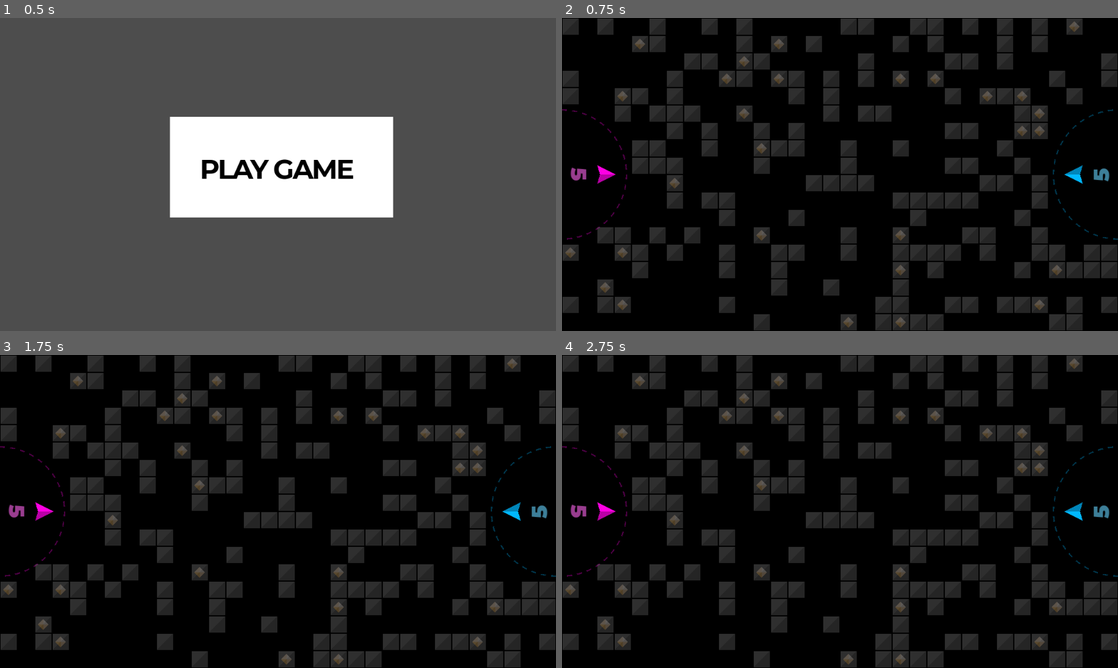
Above: before the commit, frames 1-4 (two rows, left to right).
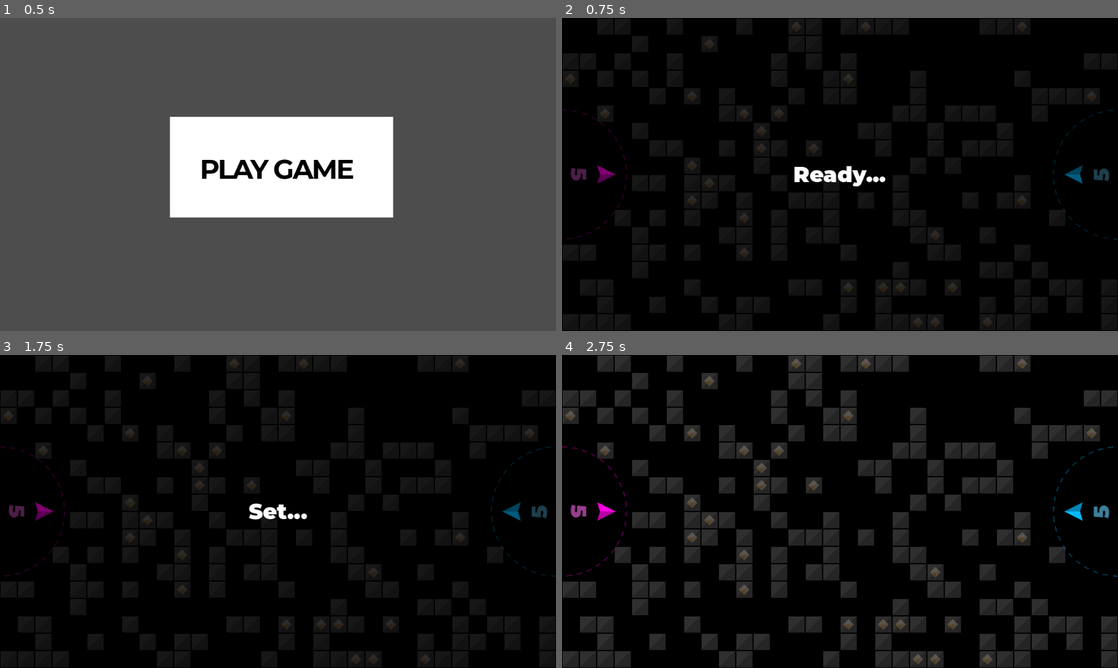
Above: after the commit, the same moments.

Repository: outrightmental/Blockbusters
Game: Godot game, scene res://scenes/main.tscn
Same seed, same stepped clock (60 frames per second), same inputs: the game is played once before the commit and once after it.
Inputs (mouse positions are in pixels of both pictures, inside the frame that each line leads up to):
- Up to frame 1 (0.5 s): no input
- Up to frame 2 (0.75 s): click (845, 165) at 0.5 s
- Up to frame 3 (1.75 s): tap Enter (ui_accept) at 1.25, 1.52 s; hold Right (ui_right) from 1.28 s (still down)
- Up to frame 4 (2.75 s): tap Enter (ui_accept) at 2, 2.27 s; release Right (ui_right) at 2.03 s; hold Down (ui_down) from 2.03 s (still down)

Frame 1 is identical in both runs. In frame 2, 20% of the frame differs, in the area x 0-100%, y 0-100%; in frame 3, 20%; in frame 4, 36%.

Commit message:
Show game board and count down to start game

Diff:
--- a/scenes/play_game.gd
+++ b/scenes/play_game.gd
@@ -12,20 +12,57 @@
 const GRID_COUNT_MAX: int        = GRID_COLS * GRID_ROWS
 const GRID_ROWS: int             = 18
 const HOME_CLEARANCE_RADIUS: int = 130
-const BLOCK_CENTER: int          = BLOCK_SIZE/2
-const BLOCK_COUNT_MAX: int       = GRID_COUNT_MAX * BLOCK_COUNT_RATIO
+const BLOCK_CENTER: int          = floori(BLOCK_SIZE * 0.5)
+const BLOCK_COUNT_MAX: int       = floori(GRID_COUNT_MAX * BLOCK_COUNT_RATIO)
 const BLOCK_COUNT_RATIO: float   = 0.3 # ratio of the grid that is filled with blocks
 const BLOCK_SIZE: int            = 32
 const GEM_COUNT_RATIO: float     = 0.05 # ratio of the grid that is filled with gems
-const GEM_COUNT_MAX: int         = GRID_COUNT_MAX * GEM_COUNT_RATIO
+const GEM_COUNT_MAX: int         = floori(GRID_COUNT_MAX * GEM_COUNT_RATIO)
+const GAME_START_COUNTER_DELAY: float = 1.0
 # Variables
-var grid: Dictionary = {}
-var block_count: int = 0
-var gem_count: int   = 0
+var grid: Dictionary           = {}
+var block_count: int           = 0
+var gem_count: int             = 0
+var started_at_ticks_msec: int = 0
 
 
-# Instantiate a models/ship/ship.gd for each player, so set player_num = 1 or 2 respectively, and Player 1 is 10% in from the left, vertical center, and Player 2 is 10% in from the right, vertical center.
+# Called when the node enters the scene tree for the first time.
 func _ready() -> void:
+	started_at_ticks_msec = Time.get_ticks_msec()
+	# Show the ready modal and pause the game before creating the board
+	$ReadyModal.show()
+	get_tree().paused = true
+	# Create the board before resetting the game (so that scores update on the board)
+	_create_board()
+	# Reset the game
+	Game.reset_game.emit()
+	# Countdown and then start the game
+	$ReadyModal/Text.text = "Ready..."
+	await get_tree().create_timer(GAME_START_COUNTER_DELAY).timeout
+	$ReadyModal/Text.text = "Set..."
+	await get_tree().create_timer(GAME_START_COUNTER_DELAY).timeout
+	_start_game()
+	pass
+
+
+# Called every frame. 'delta' is the elapsed time since the previous frame.
+func _process(_delta: float) -> void:
+	# if the escape key is pressed, navigate to this scene to reset the game
+	if Input.is_action_just_pressed('ui_cancel'):
+		get_tree().change_scene_to_file('res://scenes/play_game.tscn')
+		return
+
+
+# Start the game
+func _start_game() -> void:
+	$ReadyModal.hide()
+	get_tree().paused = false
+
+
+# Create the board with blocks and gems, and spawn player homes, ships, and scores
+# Instantiate a models/ship/ship.gd for each player, so set player_num = 1 or 2 respectively
+# Player 1 is 10% in from the left, vertical center, and Player 2 is 10% in from the right, vertical center.
+func _create_board() -> void:
 	var viewport_size: Vector2 = get_viewport().get_visible_rect().size
 	_spawn_player_ship(1, Vector2(viewport_size.x * 0.08, viewport_size.y * 0.5), 0)
 	_spawn_player_ship(2, Vector2(viewport_size.x * 0.92, viewport_size.y * 0.5), PI)
@@ -52,19 +89,8 @@
 
 	for x in range(GRID_COLS):
 		for y in range(GRID_ROWS):
-			if grid[x].has(y):
+			if grid.has(x) and grid[x].has(y):
 				_spawn_block(_grid_position(x, y), grid[x][y] == GridType.GEM)
-
-	Game.reset_game.emit()
-	pass
-
-
-func _process(_delta: float) -> void:
-	# if the escape key is pressed, navigate to this scene to reset the game
-	if Input.is_action_just_pressed('ui_cancel'):
-		print("Escape key pressed, navigating to main menu")
-		get_tree().change_scene_to_file('res://scenes/play_game.tscn')
-		return
 
 
 func _is_clear_of_all(distance: int, source: Vector2, targets: Array[Vector2]) -> bool:
--- a/scenes/play_game.tscn
+++ b/scenes/play_game.tscn
@@ -1,6 +1,7 @@
-[gd_scene load_steps=4 format=3 uid="uid://bgvuuvhomj1ox"]
+[gd_scene load_steps=5 format=3 uid="uid://bgvuuvhomj1ox"]
 
 [ext_resource type="Script" uid="uid://b3ywa5gtd7j2q" path="res://scenes/play_game.gd" id="1_s826b"]
+[ext_resource type="FontFile" uid="uid://dblvrdtyp1jsa" path="res://assets/fonts/Montserrat/static/Montserrat-Black.ttf" id="2_4xfa0"]
 
 [sub_resource type="RectangleShape2D" id="RectangleShape2D_4dcan"]
 size = Vector2(1024, 16)
@@ -31,7 +32,27 @@
 position = Vector2(1032, 288)
 shape = SubResource("RectangleShape2D_xet8o")
 
-[node name="ColorRect" type="ColorRect" parent="."]
+[node name="ReadyModal" type="Node2D" parent="."]
+visible = false
+z_index = 100
+
+[node name="Text" type="RichTextLabel" parent="ReadyModal"]
+offset_right = 1024.0
+offset_bottom = 576.0
+theme_override_colors/default_color = Color(1, 1, 1, 1)
+theme_override_fonts/normal_font = ExtResource("2_4xfa0")
+theme_override_font_sizes/normal_font_size = 40
+text = "Get Ready! "
+horizontal_alignment = 1
+vertical_alignment = 1
+
+[node name="Base" type="ColorRect" parent="ReadyModal"]
+z_index = -10
+offset_right = 1024.0
+offset_bottom = 576.0
+color = Color(0, 0, 0, 0.501961)
+
+[node name="Background" type="ColorRect" parent="."]
 z_index = -10
 offset_right = 1024.0
 offset_bottom = 576.0
